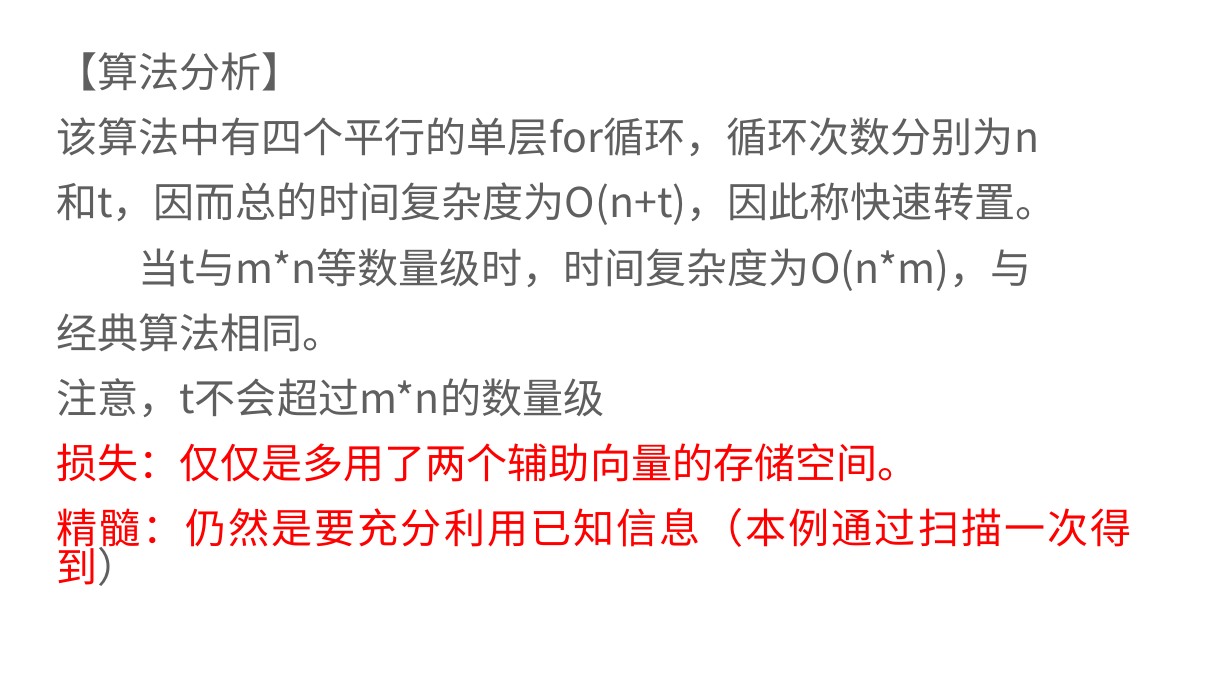
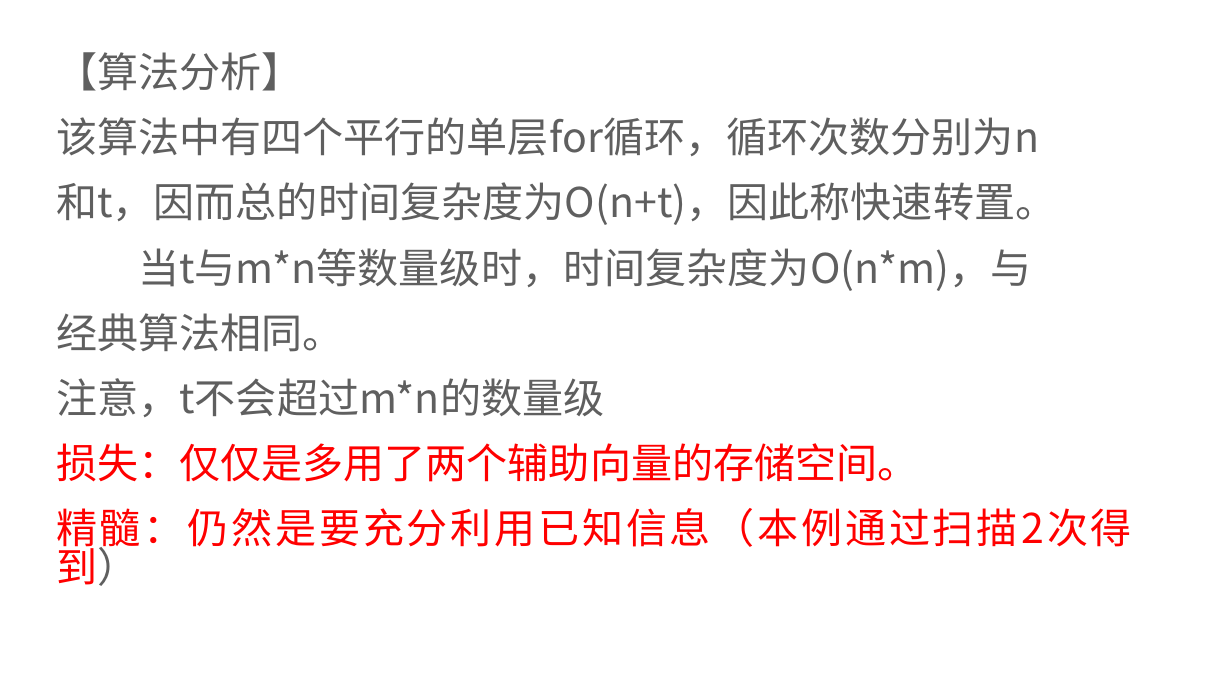
Before and after one commit to liupengyuan/Data_structure, a slide deck: slide 142 of 11.ppt (slide 141 before the commit). Drawn at 1232x693 pixels with LibreOffice and Linux fonts; fonts in the diff are those of the drawing. Boxes give left, top, right and bottom in pixels: in the first picture for what was removed or moved away, otherwise in the second. Text is boxed around its words. In the diff, an @@ line names an element or a change of style, - is before the commit and + after.

```diff
--- a/11.ppt
+++ b/11.ppt
@@ text at (56, 508, 1132, 554): text changed @@
-精髓：仍然是要充分利用已知信息（本例通过扫描一次得到）
+精髓：仍然是要充分利用已知信息（本例通过扫描2次得到）
```
Also in this commit, not shown: 10 other slides changed, 1 slide added.
